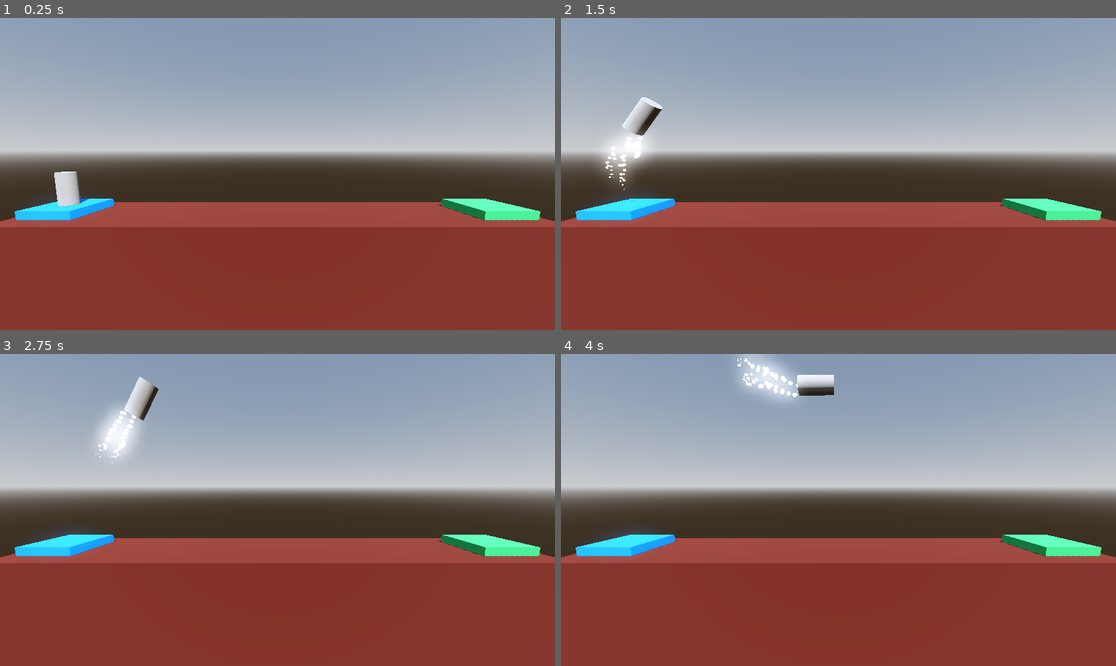
Above: before the commit, frames 1-4 (two rows, left to right).
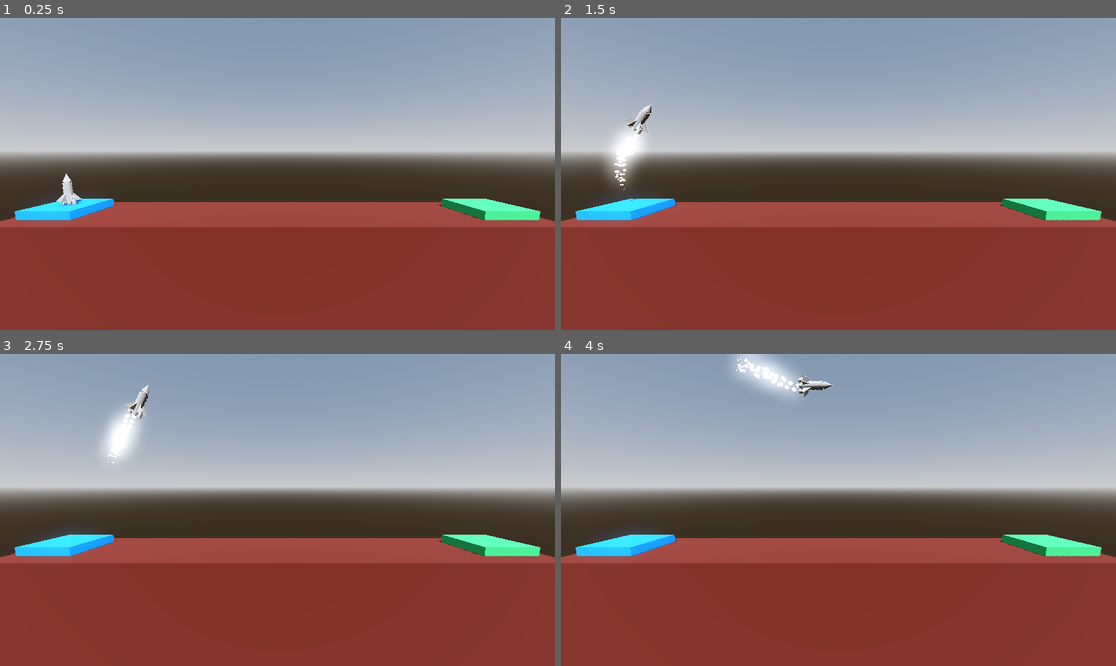
Above: after the commit, the same moments.

Repository: CharlExMachina/godot-3d-project-boost
Game: Godot game, scene res://level/level.tscn
The game is run twice, just before and just after one commit, with the same random seed, the same clock (stepped at 60 frames per second) and the same inputs.
Inputs:
- Up to frame 1 (0.25 s): no input
- Up to frame 2 (1.5 s): tap Enter at 0.5 s; hold D (rotate_right) 0.53-1.28 s; hold Space (boost) 0.53-1.28 s; hold A (rotate_left) from 1.28 s (still down); tap Space (boost) at 1.35 s
- Up to frame 3 (2.75 s): release A (rotate_left) at 2.03 s; hold D (rotate_right) from 2.03 s (still down); hold Space (boost) from 2.03 s (still down)
- Up to frame 4 (4 s): release Space (boost) at 2.78 s; tap Space (boost) at 2.85 s; release D (rotate_right) at 3.53 s; hold A (rotate_left) from 3.53 s (still down); hold Space (boost) from 3.53 s (still down)

The runs differ from the first frame. In frame 1, 0.3% of the frame differs, in the area x 9-17%, y 49-61%; in frame 2, 0.6%; in frame 3, 0.6%; in frame 4, 0.7%, in the area x 31-50%, y 3-15%.

Commit message:
Update ship's design

Diff:
--- a/player.tscn
+++ b/player.tscn
@@ -11,6 +11,44 @@
 [sub_resource type="CylinderMesh" id="CylinderMesh_hqtel"]
 
 [sub_resource type="CylinderShape3D" id="CylinderShape3D_4flbx"]
+
+[sub_resource type="CylinderMesh" id="CylinderMesh_1jxqw"]
+top_radius = 0.2
+bottom_radius = 0.2
+height = 1.2
+
+[sub_resource type="CylinderMesh" id="CylinderMesh_dw050"]
+top_radius = 0.0
+bottom_radius = 0.2
+height = 0.5
+
+[sub_resource type="CylinderMesh" id="CylinderMesh_b26j0"]
+top_radius = 0.22
+bottom_radius = 0.22
+height = 0.12
+
+[sub_resource type="CylinderMesh" id="CylinderMesh_n7ghd"]
+top_radius = 0.14
+bottom_radius = 0.14
+height = 0.12
+
+[sub_resource type="PrismMesh" id="PrismMesh_n7ghd"]
+left_to_right = 0.0
+size = Vector3(0.4, 0.5, 0.04)
+
+[sub_resource type="PrismMesh" id="PrismMesh_nvl01"]
+left_to_right = 1.0
+size = Vector3(0.4, 0.5, 0.04)
+
+[sub_resource type="CylinderMesh" id="CylinderMesh_nvl01"]
+top_radius = 0.1
+bottom_radius = 0.1
+height = 0.3
+
+[sub_resource type="TorusMesh" id="TorusMesh_1jxqw"]
+inner_radius = 0.128
+outer_radius = 0.212
+rings = 32
 
 [node name="Player" type="RigidBody3D"]
 axis_lock_linear_z = true
@@ -25,6 +63,7 @@
 metadata/_edit_group_ = true
 
 [node name="MeshInstance3D" type="MeshInstance3D" parent="."]
+visible = false
 mesh = SubResource("CylinderMesh_hqtel")
 
 [node name="CollisionShape3D" type="CollisionShape3D" parent="."]
@@ -45,13 +84,93 @@
 transform = Transform3D(1, 0, 0, 0, 1, 0, 0, 0, 1, 0, -1, 0)
 
 [node name="BoosterParticlesRight" parent="." instance=ExtResource("5_sweqy")]
-transform = Transform3D(0.670051, -0.742315, 0, 0.742315, 0.670051, 0, 0, 0, 1, 0.5, -1, 0)
+transform = Transform3D(1, 0, 0, 0, 1, 0, 0, 0, 1, 0.294062, -1, 0)
 
 [node name="BoosterParticlesLeft" parent="." instance=ExtResource("5_sweqy")]
-transform = Transform3D(0.670427, 0.741976, 0, -0.741976, 0.670427, 0, 0, 0, 1, -0.5, -1, 0)
+transform = Transform3D(1, 0, 0, 0, 1, 0, 0, 0, 1, -0.301063, -1, 0)
 
 [node name="ExplosionParticles" parent="." instance=ExtResource("6_2hs0m")]
 
 [node name="SuccessParticles" parent="." instance=ExtResource("7_1jxqw")]
 
+[node name="Body" type="MeshInstance3D" parent="."]
+transform = Transform3D(1, 0, 0, 0, 1, 0, 0, 0, 1, 0, -0.25, 0)
+mesh = SubResource("CylinderMesh_1jxqw")
+
+[node name="Cockpit" type="MeshInstance3D" parent="Body"]
+transform = Transform3D(1, 0, 0, 0, 1, 0, 0, 0, 1, 0, 0.925, 0)
+mesh = SubResource("CylinderMesh_dw050")
+skeleton = NodePath("../..")
+
+[node name="OuterRing" type="MeshInstance3D" parent="Body"]
+transform = Transform3D(1, 0, 0, 0, 1, 0, 0, 0, 1, 0, 0.509185, 0)
+mesh = SubResource("CylinderMesh_b26j0")
+
+[node name="CockpitBridge" type="MeshInstance3D" parent="Body"]
+transform = Transform3D(1, 0, 0, 0, 1, 0, 0, 0, 1, 0, 0.638633, 0)
+mesh = SubResource("CylinderMesh_n7ghd")
+
+[node name="OuterRing2" type="MeshInstance3D" parent="Body"]
+transform = Transform3D(1, 0, 0, 0, 1, 0, 0, 0, 1, 0, 0.296421, 0)
+mesh = SubResource("CylinderMesh_b26j0")
+
+[node name="OuterRing3" type="MeshInstance3D" parent="Body"]
+transform = Transform3D(1, 0, 0, 0, 1, 0, 0, 0, 1, 0, 0.0746808, 0)
+mesh = SubResource("CylinderMesh_b26j0")
+
+[node name="FrontWingsContainer" type="Node3D" parent="Body"]
+
+[node name="WingLeft" type="MeshInstance3D" parent="Body/FrontWingsContainer"]
+transform = Transform3D(-0.853551, 0, -0.52101, 0, 1, 0, 0.52101, 0, -0.853551, -0.334, -0.254, 0.193)
+mesh = SubResource("PrismMesh_n7ghd")
+skeleton = NodePath("../..")
+
+[node name="WingCenter" type="MeshInstance3D" parent="Body/FrontWingsContainer"]
+transform = Transform3D(0, 0, 1, 0, 1, 0, -1, 0, 0, -5.75483e-05, -0.254407, 0.355877)
+mesh = SubResource("PrismMesh_nvl01")
+skeleton = NodePath("../..")
+
+[node name="WingRight" type="MeshInstance3D" parent="Body/FrontWingsContainer"]
+transform = Transform3D(0.903163, 0, -0.429298, 0, 1, 0, 0.429298, 0, 0.903163, 0.334267, -0.254407, 0.19264)
+mesh = SubResource("PrismMesh_n7ghd")
+skeleton = NodePath("../..")
+
+[node name="BackWingsContainer" type="Node3D" parent="Body"]
+transform = Transform3D(-1, 0, -8.74228e-08, 0, 1, 0, 8.74228e-08, 0, -1, 0, 0, 0)
+
+[node name="WingLeft" type="MeshInstance3D" parent="Body/BackWingsContainer"]
+transform = Transform3D(-0.853551, 0, -0.52101, 0, 1, 0, 0.52101, 0, -0.853551, -0.334, -0.254, 0.193)
+mesh = SubResource("PrismMesh_n7ghd")
+skeleton = NodePath("../..")
+
+[node name="WingCenter" type="MeshInstance3D" parent="Body/BackWingsContainer"]
+transform = Transform3D(0, 0, 1, 0, 1, 0, -1, 0, 0, -5.75483e-05, -0.254407, 0.355877)
+mesh = SubResource("PrismMesh_nvl01")
+skeleton = NodePath("../..")
+
+[node name="WingRight" type="MeshInstance3D" parent="Body/BackWingsContainer"]
+transform = Transform3D(0.903163, 0, -0.429298, 0, 1, 0, 0.429298, 0, 0.903163, 0.334267, -0.254407, 0.19264)
+mesh = SubResource("PrismMesh_n7ghd")
+skeleton = NodePath("../..")
+
+[node name="BoosterCenter" type="MeshInstance3D" parent="Body"]
+transform = Transform3D(1, 0, 0, 0, 1, 0, 0, 0, 1, 0, -0.597432, 0)
+mesh = SubResource("CylinderMesh_nvl01")
+
+[node name="BoosterRight" type="MeshInstance3D" parent="Body"]
+transform = Transform3D(1, 0, 0, 0, 1, 0, 0, 0, 1, 0.300147, -0.597432, 0)
+mesh = SubResource("CylinderMesh_nvl01")
+
+[node name="BoosterLeft" type="MeshInstance3D" parent="Body"]
+transform = Transform3D(1, 0, 0, 0, 1, 0, 0, 0, 1, -0.300402, -0.597432, 0)
+mesh = SubResource("CylinderMesh_nvl01")
+
+[node name="TubeLeft" type="MeshInstance3D" parent="Body"]
+transform = Transform3D(1, 0, 0, 0, -4.37114e-08, -1, 0, 1, -4.37114e-08, -0.140089, -0.389676, 0)
+mesh = SubResource("TorusMesh_1jxqw")
+
+[node name="TubeRight" type="MeshInstance3D" parent="Body"]
+transform = Transform3D(1, 0, 0, 0, -4.37114e-08, -1, 0, 1, -4.37114e-08, 0.134544, -0.389676, 0)
+mesh = SubResource("TorusMesh_1jxqw")
+
 [connection signal="body_entered" from="." to="." method="_on_body_entered"]
Not shown: 1 places in player.tscn that only renumber resources
